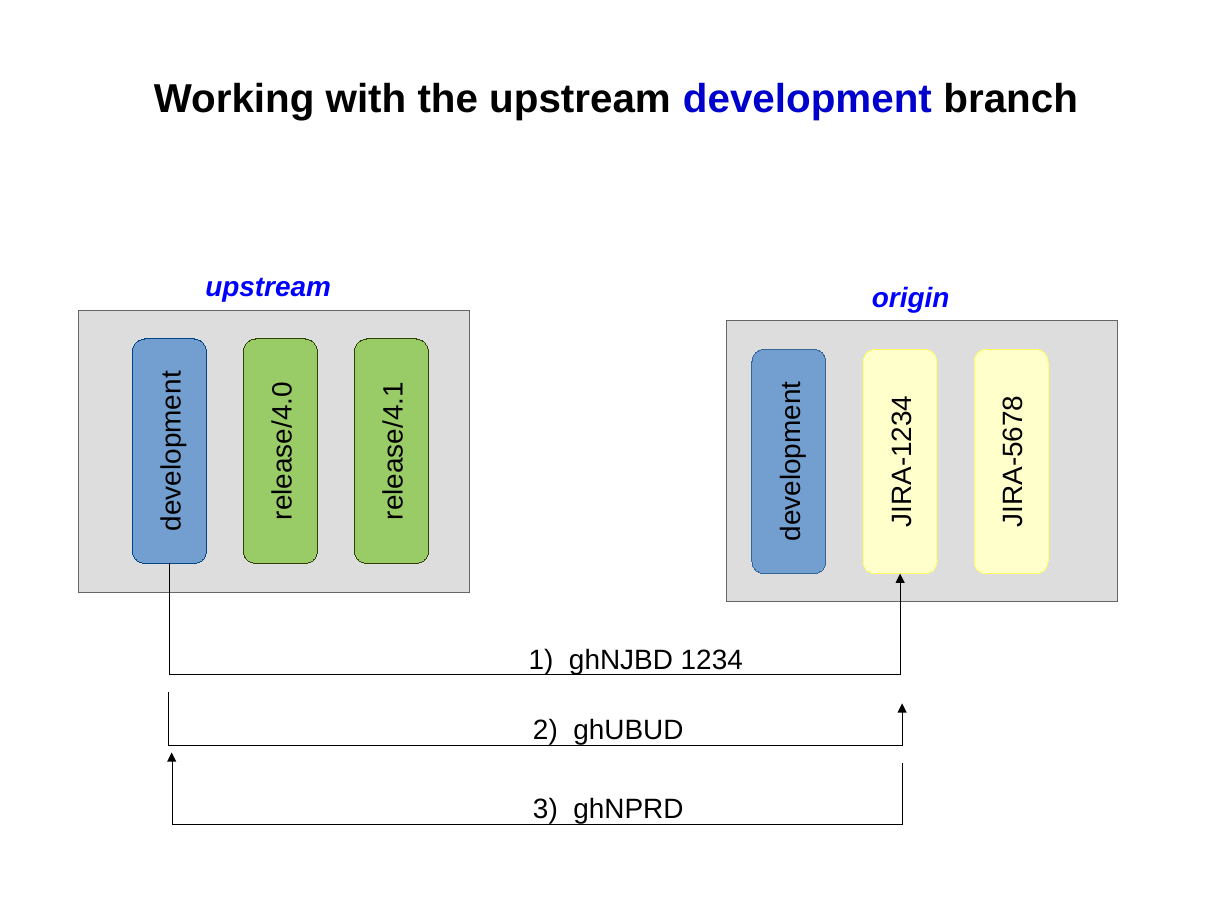
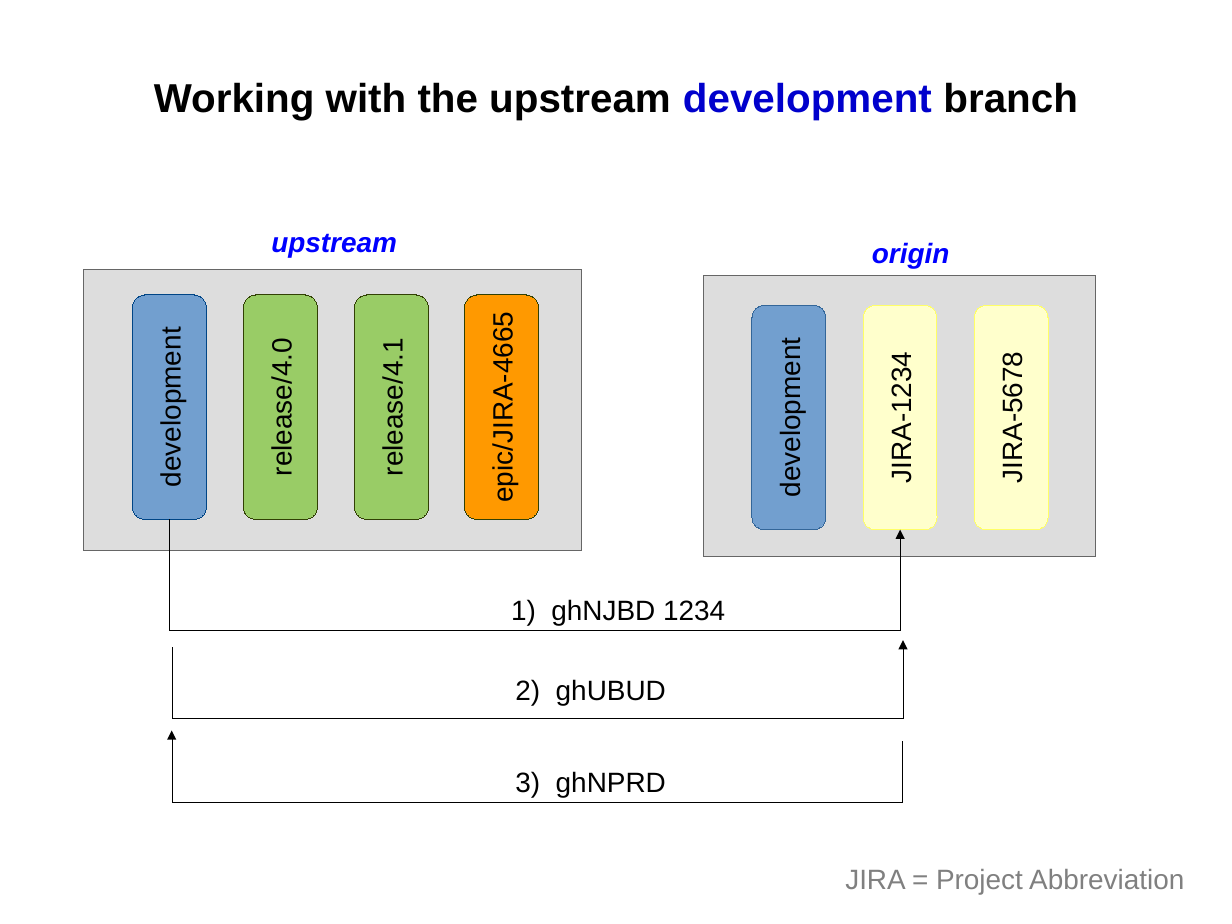
Before and after one commit to SiliconValleyOffice/GitHelp, a slide deck: slide 4 of Documents/RepositoryManagement.odp (slide 3 before the commit). Drawn at 1232x924 pixels with LibreOffice and Linux fonts; fonts in the diff are those of the drawing. Boxes give left, top, right and bottom in pixels: in the first picture for what was removed or moved away, otherwise in the second. Text is boxed around its words. In the diff, an @@ line names an element or a change of style, - is before the commit and + after.

```diff
--- a/Documents/RepositoryManagement.odp
+++ b/Documents/RepositoryManagement.odp
@@ text "upstream" rewrapped from (190, 263, 347, 307) to (271, 233, 397, 257) @@
@@ rectangle: place and size @@
-rectangle at (78, 311, 470, 593)
+rectangle at (83, 269, 581, 551)
@@ rounded rectangle added at (465, 295, 538, 519), fill #FF9900, outline #314004 0 pt, 18 pt, text #000000 @@
+epic/JIRA-4665
@@ rectangle: place and size @@
-rectangle at (727, 321, 1118, 603)
+rectangle at (704, 275, 1096, 557)
@@ 6 rounded rectangles, 1 rectangle, 1 elbow arrow: place and size @@
-6 rounded rectangles, 1 rectangle, 1 elbow arrow at (132, 274, 1048, 674)
+6 rounded rectangles, 1 rectangle, 1 elbow arrow at (132, 230, 1048, 629)
@@ text "1) ghNJBD 1234": place and size @@
-text "1) ghNJBD 1234" at (529, 648, 743, 674)
+text "1) ghNJBD 1234" at (511, 599, 725, 626)
@@ elbow arrow moved from (168, 693) - (902, 703) to (172, 647) - (903, 641) @@
@@ text "2) ghUBUD": place and size @@
-text "2) ghUBUD" at (533, 718, 683, 744)
+text "2) ghUBUD" at (515, 679, 666, 705)
@@ elbow arrow moved from (172, 752) - (902, 764) to (172, 731) - (902, 741) @@
@@ text "3) ghNPRD": place and size @@
-text "3) ghNPRD" at (533, 797, 683, 824)
+text "3) ghNPRD" at (515, 771, 666, 797)
@@ text added at (845, 869, 1184, 894), 18 pt, text #808080 @@
+JIRA = Project Abbreviation
```
Also in this commit, not shown: 3 other slides changed, 2 slides added, 8 other files.
